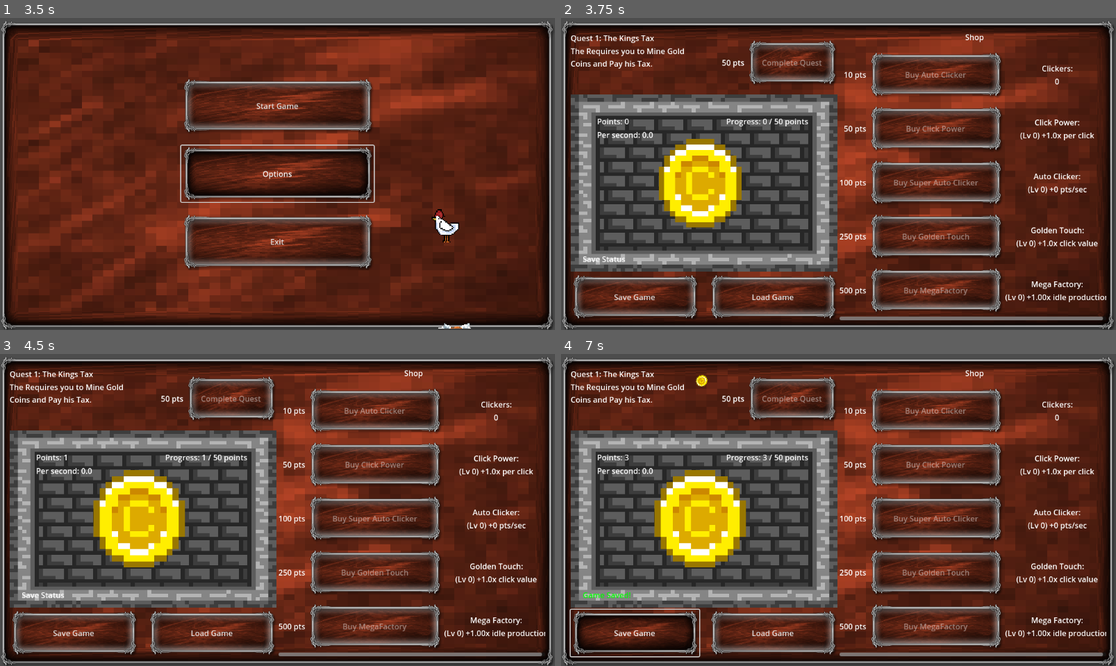
Above: before the commit, frames 1-4 (two rows, left to right).
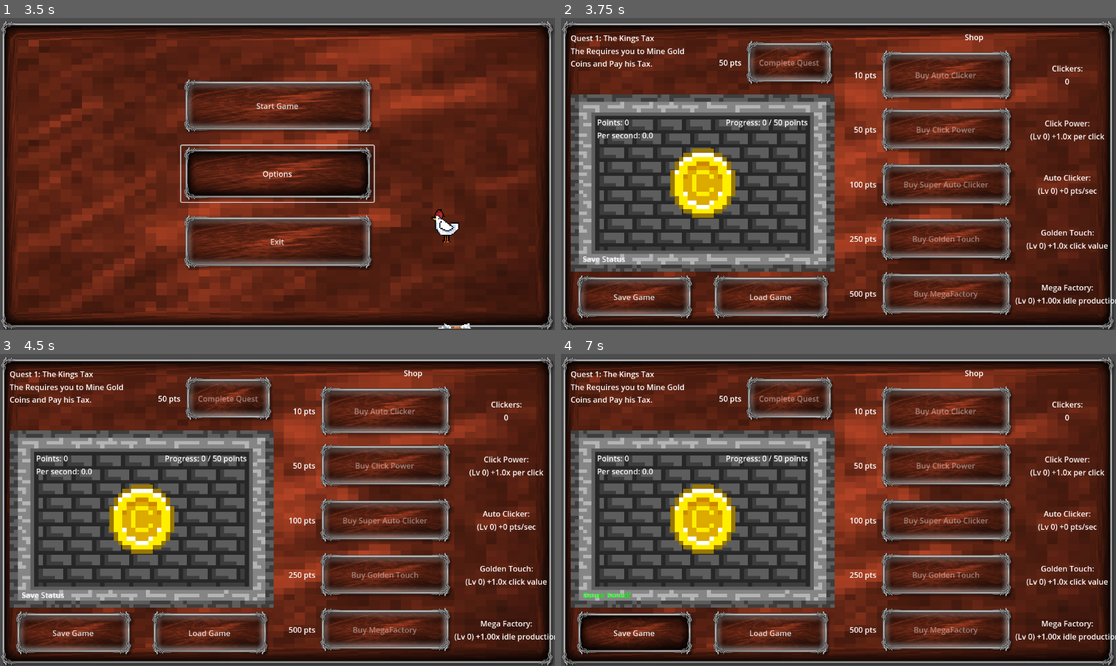
Above: after the commit, the same moments.

Repository: SamuelMTack/Push-Out-Games
Game: Godot game, scene res://main_ui.tscn
The game is run twice, just before and just after one commit, with the same random seed, the same clock (stepped at 60 frames per second) and the same inputs.
Inputs (mouse positions are in pixels of both pictures, inside the frame that each line leads up to):
- Up to frame 1 (3.5 s): click "Start Game" at 0.5 s; click "Start Game" at 1.25 s; click "Start Game" at 2 s; click "Options" at 2.75 s
- Up to frame 2 (3.75 s): no input
- Up to frame 3 (4.5 s): click (144, 519) at 4.25 s
- Up to frame 4 (7 s): click (705, 519) at 5 s; click (705, 519) at 5.75 s; click "Save Game" at 6.5 s

Frame 1 is identical in both runs. In frame 2, 20% of the frame differs, in the area x 2-100%, y 5-97%; in frame 3, 21%; in frame 4, 21%, in the area x 1-100%, y 5-98%.

Commit message:
updated ui properties

Diff:
--- a/Kings Coin/node_2d.tscn
+++ b/Kings Coin/node_2d.tscn
@@ -31,6 +31,10 @@
 
 [sub_resource type="Theme" id="Theme_d21ai"]
 
+[sub_resource type="StyleBoxEmpty" id="StyleBoxEmpty_d21ai"]
+
+[sub_resource type="StyleBoxEmpty" id="StyleBoxEmpty_rj586"]
+
 [node name="Node2D" type="Control"]
 custom_minimum_size = Vector2(1150, 0)
 layout_mode = 3
@@ -148,6 +152,7 @@
 z_index = 10
 layout_mode = 2
 size_flags_vertical = 4
+theme_override_styles/focus = SubResource("StyleBoxEmpty_d21ai")
 text = "Complete Quest"
 
 [node name="Clickarea" type="Control" parent="Main_UI_Background/MarginContainer/HBoxContainer/VBoxContainer"]
@@ -156,10 +161,13 @@
 
 [node name="Backgroundarea" type="TextureRect" parent="Main_UI_Background/MarginContainer/HBoxContainer/VBoxContainer/Clickarea"]
 unique_name_in_owner = true
-layout_mode = 1
-anchors_preset = -1
-anchor_right = 1.0
-anchor_bottom = 1.0
+custom_minimum_size = Vector2(500, 350)
+layout_mode = 1
+anchors_preset = 15
+anchor_right = 1.0
+anchor_bottom = 1.0
+grow_horizontal = 2
+grow_vertical = 2
 texture = ExtResource("2_d21ai")
 expand_mode = 1
 
@@ -174,38 +182,28 @@
 layout_mode = 1
 anchors_preset = -1
 anchor_left = 0.1
-anchor_top = 0.12
-anchor_right = 0.893
-anchor_bottom = 0.127
-offset_bottom = 50.0
-grow_horizontal = 2
+anchor_top = 0.125
+anchor_right = 0.9
+anchor_bottom = 0.125
 
 [node name="VBoxContainer" type="VBoxContainer" parent="Main_UI_Background/MarginContainer/HBoxContainer/VBoxContainer/Clickarea/HBoxContainer"]
 layout_mode = 2
+size_flags_horizontal = 0
 
 [node name="PointsLabel" type="Label" parent="Main_UI_Background/MarginContainer/HBoxContainer/VBoxContainer/Clickarea/HBoxContainer/VBoxContainer"]
 unique_name_in_owner = true
 layout_mode = 2
 size_flags_horizontal = 0
-size_flags_vertical = 3
+size_flags_vertical = 1
 text = "Points:"
 vertical_alignment = 1
 
-[node name="TextureRect" type="TextureRect" parent="Main_UI_Background/MarginContainer/HBoxContainer/VBoxContainer/Clickarea/HBoxContainer/VBoxContainer/PointsLabel"]
-z_index = 10
-layout_mode = 1
-anchors_preset = 15
-anchor_right = 1.0
-anchor_bottom = 1.0
-grow_horizontal = 2
-grow_vertical = 2
-
 [node name="PointsPerSecLabel" type="Label" parent="Main_UI_Background/MarginContainer/HBoxContainer/VBoxContainer/Clickarea/HBoxContainer/VBoxContainer"]
 unique_name_in_owner = true
 z_index = 10
 layout_mode = 2
 size_flags_horizontal = 0
-size_flags_vertical = 3
+size_flags_vertical = 1
 text = "Per sec:"
 vertical_alignment = 1
 
@@ -219,40 +217,51 @@
 horizontal_alignment = 2
 vertical_alignment = 1
 
-[node name="ClickButton" type="TextureButton" parent="Main_UI_Background/MarginContainer/HBoxContainer/VBoxContainer/Clickarea"]
-unique_name_in_owner = true
-z_index = 10
-layout_mode = 1
-anchors_preset = -1
-anchor_left = 0.33
-anchor_top = 0.25
-anchor_right = 0.66
-anchor_bottom = 0.75
-grow_horizontal = 2
-grow_vertical = 2
-pivot_offset = Vector2(91.95, 99.1)
+[node name="Control" type="Control" parent="Main_UI_Background/MarginContainer/HBoxContainer/VBoxContainer/Clickarea"]
+layout_mode = 1
+anchors_preset = 15
+anchor_right = 1.0
+anchor_bottom = 1.0
+grow_horizontal = 2
+grow_vertical = 2
+
+[node name="ClickButton" type="TextureButton" parent="Main_UI_Background/MarginContainer/HBoxContainer/VBoxContainer/Clickarea/Control"]
+unique_name_in_owner = true
+z_index = 10
+layout_mode = 1
+anchors_preset = 8
+anchor_left = 0.5
+anchor_top = 0.5
+anchor_right = 0.5
+anchor_bottom = 0.5
+offset_left = -22.5
+offset_top = -24.0
+offset_right = 22.5
+offset_bottom = 24.0
+grow_horizontal = 2
+grow_vertical = 2
+scale = Vector2(3, 3)
+pivot_offset = Vector2(22.5, 24)
 size_flags_stretch_ratio = 0.0
 texture_normal = ExtResource("2_u7krg")
 stretch_mode = 4
 
-[node name="ButtonClickSFXCoinButton" type="AudioStreamPlayer2D" parent="Main_UI_Background/MarginContainer/HBoxContainer/VBoxContainer/Clickarea/ClickButton"]
+[node name="ButtonClickSFXCoinButton" type="AudioStreamPlayer2D" parent="Main_UI_Background/MarginContainer/HBoxContainer/VBoxContainer/Clickarea/Control/ClickButton"]
 unique_name_in_owner = true
 stream = ExtResource("3_tx0tn")
 
-[node name="TimerLastClick" type="Timer" parent="Main_UI_Background/MarginContainer/HBoxContainer/VBoxContainer/Clickarea/ClickButton"]
+[node name="TimerLastClick" type="Timer" parent="Main_UI_Background/MarginContainer/HBoxContainer/VBoxContainer/Clickarea/Control/ClickButton"]
 unique_name_in_owner = true
 wait_time = 2.0
 one_shot = true
 
 [node name="MarginContainer" type="MarginContainer" parent="Main_UI_Background/MarginContainer/HBoxContainer/VBoxContainer/Clickarea"]
 layout_mode = 1
-anchors_preset = 12
-anchor_top = 1.0
-anchor_right = 1.0
-anchor_bottom = 1.0
-offset_top = -23.0
-grow_horizontal = 2
-grow_vertical = 0
+anchors_preset = 15
+anchor_right = 1.0
+anchor_bottom = 1.0
+grow_horizontal = 2
+grow_vertical = 2
 theme_override_constants/margin_left = 25
 theme_override_constants/margin_bottom = 15
 
@@ -274,58 +283,64 @@
 [node name="SaveButton" type="Button" parent="Main_UI_Background/MarginContainer/HBoxContainer/VBoxContainer/VBoxContainer/SaveLoadButtons"]
 unique_name_in_owner = true
 z_index = 10
-layout_mode = 2
-size_flags_horizontal = 3
+custom_minimum_size = Vector2(250, 0)
+layout_mode = 2
+size_flags_horizontal = 6
 theme = ExtResource("4_q6r6c")
+theme_override_styles/focus = SubResource("StyleBoxEmpty_d21ai")
 text = "Save Game"
 
 [node name="LoadButton" type="Button" parent="Main_UI_Background/MarginContainer/HBoxContainer/VBoxContainer/VBoxContainer/SaveLoadButtons"]
 unique_name_in_owner = true
 z_index = 10
-layout_mode = 2
-size_flags_horizontal = 3
+custom_minimum_size = Vector2(250, 0)
+layout_mode = 2
+size_flags_horizontal = 6
 theme = ExtResource("4_q6r6c")
+theme_override_styles/focus = SubResource("StyleBoxEmpty_d21ai")
 text = "Load Game
 "
 
-[node name="ShopPanel" type="Control" parent="Main_UI_Background/MarginContainer/HBoxContainer"]
+[node name="MarginContainer" type="MarginContainer" parent="Main_UI_Background/MarginContainer/HBoxContainer"]
+layout_mode = 2
+size_flags_horizontal = 3
+theme_override_constants/margin_left = 10
+
+[node name="ShopPanel" type="Control" parent="Main_UI_Background/MarginContainer/HBoxContainer/MarginContainer"]
 unique_name_in_owner = true
 custom_minimum_size = Vector2(550, 0)
 layout_mode = 2
 size_flags_horizontal = 3
 
-[node name="ShopScroll" type="ScrollContainer" parent="Main_UI_Background/MarginContainer/HBoxContainer/ShopPanel"]
+[node name="ShopItems" type="VBoxContainer" parent="Main_UI_Background/MarginContainer/HBoxContainer/MarginContainer/ShopPanel"]
 layout_mode = 1
 anchors_preset = 15
 anchor_right = 1.0
 anchor_bottom = 1.0
 grow_horizontal = 2
 grow_vertical = 2
-
-[node name="ShopItems" type="VBoxContainer" parent="Main_UI_Background/MarginContainer/HBoxContainer/ShopPanel/ShopScroll"]
-layout_mode = 2
 size_flags_horizontal = 3
 size_flags_vertical = 3
 alignment = 1
 
-[node name="Shop" type="Label" parent="Main_UI_Background/MarginContainer/HBoxContainer/ShopPanel/ShopScroll/ShopItems"]
+[node name="Shop" type="Label" parent="Main_UI_Background/MarginContainer/HBoxContainer/MarginContainer/ShopPanel/ShopItems"]
 custom_minimum_size = Vector2(0, 40)
 layout_mode = 2
-size_flags_vertical = 1
+size_flags_vertical = 0
 text = "Shop"
 horizontal_alignment = 1
 vertical_alignment = 1
 
-[node name="HBoxContainer6" type="HBoxContainer" parent="Main_UI_Background/MarginContainer/HBoxContainer/ShopPanel/ShopScroll/ShopItems"]
-layout_mode = 2
-size_flags_vertical = 3
-
-[node name="VBoxContainer" type="VBoxContainer" parent="Main_UI_Background/MarginContainer/HBoxContainer/ShopPanel/ShopScroll/ShopItems/HBoxContainer6"]
-layout_mode = 2
-size_flags_horizontal = 3
-size_flags_vertical = 3
-
-[node name="PriceLabel" type="Label" parent="Main_UI_Background/MarginContainer/HBoxContainer/ShopPanel/ShopScroll/ShopItems/HBoxContainer6/VBoxContainer"]
+[node name="HBoxContainer6" type="HBoxContainer" parent="Main_UI_Background/MarginContainer/HBoxContainer/MarginContainer/ShopPanel/ShopItems"]
+layout_mode = 2
+size_flags_vertical = 3
+
+[node name="VBoxContainer" type="VBoxContainer" parent="Main_UI_Background/MarginContainer/HBoxContainer/MarginContainer/ShopPanel/ShopItems/HBoxContainer6"]
+custom_minimum_size = Vector2(100, 0)
+layout_mode = 2
+size_flags_horizontal = 4
+
+[node name="PriceLabel" type="Label" parent="Main_UI_Background/MarginContainer/HBoxContainer/MarginContainer/ShopPanel/ShopItems/HBoxContainer6/VBoxContainer"]
 unique_name_in_owner = true
 layout_mode = 2
 size_flags_horizontal = 3
@@ -334,7 +349,7 @@
 horizontal_alignment = 2
 vertical_alignment = 1
 
-[node name="PriceLabelMulti" type="Label" parent="Main_UI_Background/MarginContainer/HBoxContainer/ShopPanel/ShopScroll/ShopItems/HBoxContainer6/VBoxContainer"]
+[node name="PriceLabelMulti" type="Label" parent="Main_UI_Background/MarginContainer/HBoxContainer/MarginContainer/ShopPanel/ShopItems/HBoxContainer6/VBoxContainer"]
 unique_name_in_owner = true
 layout_mode = 2
 size_flags_horizontal = 3
@@ -343,7 +358,7 @@
 horizontal_alignment = 2
 vertical_alignment = 1
 
-[node name="PriceLabelAuto" type="Label" parent="Main_UI_Background/MarginContainer/HBoxContainer/ShopPanel/ShopScroll/ShopItems/HBoxContainer6/VBoxContainer"]
+[node name="PriceLabelAuto" type="Label" parent="Main_UI_Background/MarginContainer/HBoxContainer/MarginContainer/ShopPanel/ShopItems/HBoxContainer6/VBoxContainer"]
 unique_name_in_owner = true
 layout_mode = 2
 size_flags_horizontal = 3
@@ -352,7 +367,7 @@
 horizontal_alignment = 2
 vertical_alignment = 1
 
-[node name="PriceLabelGoldenTouch" type="Label" parent="Main_UI_Background/MarginContainer/HBoxContainer/ShopPanel/ShopScroll/ShopItems/HBoxContainer6/VBoxContainer"]
+[node name="PriceLabelGoldenTouch" type="Label" parent="Main_UI_Background/MarginContainer/HBoxContainer/MarginContainer/ShopPanel/ShopItems/HBoxContainer6/VBoxContainer"]
 unique_name_in_owner = true
 layout_mode = 2
 size_flags_horizontal = 3
@@ -361,7 +376,7 @@
 horizontal_alignment = 2
 vertical_alignment = 1
 
-[node name="PriceLabelFactory" type="Label" parent="Main_UI_Background/MarginContainer/HBoxContainer/ShopPanel/ShopScroll/ShopItems/HBoxContainer6/VBoxContainer"]
+[node name="PriceLabelFactory" type="Label" parent="Main_UI_Background/MarginContainer/HBoxContainer/MarginContainer/ShopPanel/ShopItems/HBoxContainer6/VBoxContainer"]
 unique_name_in_owner = true
 layout_mode = 2
 size_flags_horizontal = 3
@@ -370,66 +385,71 @@
 horizontal_alignment = 2
 vertical_alignment = 1
 
-[node name="VBoxContainer2" type="VBoxContainer" parent="Main_UI_Background/MarginContainer/HBoxContainer/ShopPanel/ShopScroll/ShopItems/HBoxContainer6"]
-layout_mode = 2
-size_flags_horizontal = 8
-
-[node name="BuyClickerButton" type="Button" parent="Main_UI_Background/MarginContainer/HBoxContainer/ShopPanel/ShopScroll/ShopItems/HBoxContainer6/VBoxContainer2"]
+[node name="VBoxContainer2" type="VBoxContainer" parent="Main_UI_Background/MarginContainer/HBoxContainer/MarginContainer/ShopPanel/ShopItems/HBoxContainer6"]
+layout_mode = 2
+size_flags_horizontal = 4
+
+[node name="BuyClickerButton" type="Button" parent="Main_UI_Background/MarginContainer/HBoxContainer/MarginContainer/ShopPanel/ShopItems/HBoxContainer6/VBoxContainer2"]
 unique_name_in_owner = true
 custom_minimum_size = Vector2(280, 0)
 layout_mode = 2
 size_flags_horizontal = 3
-size_flags_vertical = 6
+size_flags_vertical = 3
+theme_override_styles/focus = SubResource("StyleBoxEmpty_rj586")
 text = "Buy Auto Clicker"
 
-[node name="BuyClickMultiplierButton" type="Button" parent="Main_UI_Background/MarginContainer/HBoxContainer/ShopPanel/ShopScroll/ShopItems/HBoxContainer6/VBoxContainer2"]
+[node name="BuyClickMultiplierButton" type="Button" parent="Main_UI_Background/MarginContainer/HBoxContainer/MarginContainer/ShopPanel/ShopItems/HBoxContainer6/VBoxContainer2"]
 unique_name_in_owner = true
 custom_minimum_size = Vector2(280, 0)
 layout_mode = 2
 size_flags_horizontal = 3
 size_flags_vertical = 6
+theme_override_styles/focus = SubResource("StyleBoxEmpty_rj586")
 text = "Buy Click Power"
 
-[node name="BuyAutoClickerButton" type="Button" parent="Main_UI_Background/MarginContainer/HBoxContainer/ShopPanel/ShopScroll/ShopItems/HBoxContainer6/VBoxContainer2"]
+[node name="BuyAutoClickerButton" type="Button" parent="Main_UI_Background/MarginContainer/HBoxContainer/MarginContainer/ShopPanel/ShopItems/HBoxContainer6/VBoxContainer2"]
 unique_name_in_owner = true
 custom_minimum_size = Vector2(280, 0)
 layout_mode = 2
 size_flags_horizontal = 3
 size_flags_vertical = 6
+theme_override_styles/focus = SubResource("StyleBoxEmpty_rj586")
 text = "Buy Super Auto Clicker"
 
-[node name="BuyGoldenTouchButton" type="Button" parent="Main_UI_Background/MarginContainer/HBoxContainer/ShopPanel/ShopScroll/ShopItems/HBoxContainer6/VBoxContainer2"]
+[node name="BuyGoldenTouchButton" type="Button" parent="Main_UI_Background/MarginContainer/HBoxContainer/MarginContainer/ShopPanel/ShopItems/HBoxContainer6/VBoxContainer2"]
 unique_name_in_owner = true
 custom_minimum_size = Vector2(280, 0)
 layout_mode = 2
 size_flags_horizontal = 3
 size_flags_vertical = 6
+theme_override_styles/focus = SubResource("StyleBoxEmpty_rj586")
 text = "Buy Golden Touch"
 
-[node name="BuyMegaFactoryButton" type="Button" parent="Main_UI_Background/MarginContainer/HBoxContainer/ShopPanel/ShopScroll/ShopItems/HBoxContainer6/VBoxContainer2"]
+[node name="BuyMegaFactoryButton" type="Button" parent="Main_UI_Background/MarginContainer/HBoxContainer/MarginContainer/ShopPanel/ShopItems/HBoxContainer6/VBoxContainer2"]
 unique_name_in_owner = true
 custom_minimum_size = Vector2(280, 0)
 layout_mode = 2
 size_flags_horizontal = 3
 size_flags_vertical = 6
+theme_override_styles/focus = SubResource("StyleBoxEmpty_rj586")
 text = "Buy MegaFactory
 "
 
-[node name="VBoxContainer3" type="VBoxContainer" parent="Main_UI_Background/MarginContainer/HBoxContainer/ShopPanel/ShopScroll/ShopItems/HBoxContainer6"]
-layout_mode = 2
-size_flags_horizontal = 3
-
-[node name="VBoxContainer" type="VBoxContainer" parent="Main_UI_Background/MarginContainer/HBoxContainer/ShopPanel/ShopScroll/ShopItems/HBoxContainer6/VBoxContainer3"]
-layout_mode = 2
-size_flags_vertical = 6
-
-[node name="Label" type="Label" parent="Main_UI_Background/MarginContainer/HBoxContainer/ShopPanel/ShopScroll/ShopItems/HBoxContainer6/VBoxContainer3/VBoxContainer"]
+[node name="VBoxContainer3" type="VBoxContainer" parent="Main_UI_Background/MarginContainer/HBoxContainer/MarginContainer/ShopPanel/ShopItems/HBoxContainer6"]
+layout_mode = 2
+size_flags_horizontal = 3
+
+[node name="VBoxContainer" type="VBoxContainer" parent="Main_UI_Background/MarginContainer/HBoxContainer/MarginContainer/ShopPanel/ShopItems/HBoxContainer6/VBoxContainer3"]
+layout_mode = 2
+size_flags_vertical = 6
+
+[node name="Label" type="Label" parent="Main_UI_Background/MarginContainer/HBoxContainer/MarginContainer/ShopPanel/ShopItems/HBoxContainer6/VBoxContainer3/VBoxContainer"]
 layout_mode = 2
 text = "Clickers:"
 horizontal_alignment = 1
 vertical_alignment = 2
 
-[node name="ClickersOwnedLabel" type="Label" parent="Main_UI_Background/MarginContainer/HBoxContainer/ShopPanel/ShopScroll/ShopItems/HBoxContainer6/VBoxContainer3/VBoxContainer"]
+[node name="ClickersOwnedLabel" type="Label" parent="Main_UI_Background/MarginContainer/HBoxContainer/MarginContainer/ShopPanel/ShopItems/HBoxContainer6/VBoxContainer3/VBoxContainer"]
 unique_name_in_owner = true
 layout_mode = 2
 size_flags_horizontal = 3
@@ -437,16 +457,16 @@
 text = "ClickersOwnedLabel"
 horizontal_alignment = 1
 
-[node name="VBoxContainer2" type="VBoxContainer" parent="Main_UI_Background/MarginContainer/HBoxContainer/ShopPanel/ShopScroll/ShopItems/HBoxContainer6/VBoxContainer3"]
-layout_mode = 2
-size_flags_vertical = 6
-
-[node name="Label" type="Label" parent="Main_UI_Background/MarginContainer/HBoxContainer/ShopPanel/ShopScroll/ShopItems/HBoxContainer6/VBoxContainer3/VBoxContainer2"]
+[node name="VBoxContainer2" type="VBoxContainer" parent="Main_UI_Background/MarginContainer/HBoxContainer/MarginContainer/ShopPanel/ShopItems/HBoxContainer6/VBoxContainer3"]
+layout_mode = 2
+size_flags_vertical = 6
+
+[node name="Label" type="Label" parent="Main_UI_Background/MarginContainer/HBoxContainer/MarginContainer/ShopPanel/ShopItems/HBoxContainer6/VBoxContainer3/VBoxContainer2"]
 layout_mode = 2
 size_flags_horizontal = 4
 text = "Click Power:"
 
-[node name="ClickMultiplierLevel" type="Label" parent="Main_UI_Background/MarginContainer/HBoxContainer/ShopPanel/ShopScroll/ShopItems/HBoxContainer6/VBoxContainer3/VBoxContainer2"]
+[node name="ClickMultiplierLevel" type="Label" parent="Main_UI_Background/MarginContainer/HBoxContainer/MarginContainer/ShopPanel/ShopItems/HBoxContainer6/VBoxContainer3/VBoxContainer2"]
 unique_name_in_owner = true
 layout_mode = 2
 size_flags_horizontal = 6
@@ -454,16 +474,16 @@
 text = "ClickMultiplierLevel"
 vertical_alignment = 1
 
-[node name="VBoxContainer3" type="VBoxContainer" parent="Main_UI_Background/MarginContainer/HBoxContainer/ShopPanel/ShopScroll/ShopItems/HBoxContainer6/VBoxContainer3"]
-layout_mode = 2
-size_flags_vertical = 6
-
-[node name="Label" type="Label" parent="Main_UI_Background/MarginContainer/HBoxContainer/ShopPanel/ShopScroll/ShopItems/HBoxContainer6/VBoxContainer3/VBoxContainer3"]
+[node name="VBoxContainer3" type="VBoxContainer" parent="Main_UI_Background/MarginContainer/HBoxContainer/MarginContainer/ShopPanel/ShopItems/HBoxContainer6/VBoxContainer3"]
+layout_mode = 2
+size_flags_vertical = 6
+
+[node name="Label" type="Label" parent="Main_UI_Background/MarginContainer/HBoxContainer/MarginContainer/ShopPanel/ShopItems/HBoxContainer6/VBoxContainer3/VBoxContainer3"]
 layout_mode = 2
 size_flags_horizontal = 4
 text = "Auto Clicker:"
 
-[node name="AutoClickerLevel" type="Label" parent="Main_UI_Background/MarginContainer/HBoxContainer/ShopPanel/ShopScroll/ShopItems/HBoxContainer6/VBoxContainer3/VBoxContainer3"]
+[node name="AutoClickerLevel" type="Label" parent="Main_UI_Background/MarginContainer/HBoxContainer/MarginContainer/ShopPanel/ShopItems/HBoxContainer6/VBoxContainer3/VBoxContainer3"]
 unique_name_in_owner = true
 layout_mode = 2
 size_flags_horizontal = 6
@@ -471,16 +491,16 @@
 text = "AutoClickerLevel"
 vertical_alignment = 1
 
-[node name="VBoxContainer4" type="VBoxContainer" parent="Main_UI_Background/MarginContainer/HBoxContainer/ShopPanel/ShopScroll/ShopItems/HBoxContainer6/VBoxContainer3"]
-layout_mode = 2
-size_flags_vertical = 6
-
-[node name="Label" type="Label" parent="Main_UI_Background/MarginContainer/HBoxContainer/ShopPanel/ShopScroll/ShopItems/HBoxContainer6/VBoxContainer3/VBoxContainer4"]
+[node name="VBoxContainer4" type="VBoxContainer" parent="Main_UI_Background/MarginContainer/HBoxContainer/MarginContainer/ShopPanel/ShopItems/HBoxContainer6/VBoxContainer3"]
+layout_mode = 2
+size_flags_vertical = 6
+
+[node name="Label" type="Label" parent="Main_UI_Background/MarginContainer/HBoxContainer/MarginContainer/ShopPanel/ShopItems/HBoxContainer6/VBoxContainer3/VBoxContainer4"]
 layout_mode = 2
 size_flags_horizontal = 4
 text = "Golden Touch:"
 
-[node name="GoldenTouchLevel" type="Label" parent="Main_UI_Background/MarginContainer/HBoxContainer/ShopPanel/ShopScroll/ShopItems/HBoxContainer6/VBoxContainer3/VBoxContainer4"]
+[node name="GoldenTouchLevel" type="Label" parent="Main_UI_Background/MarginContainer/HBoxContainer/MarginContainer/ShopPanel/ShopItems/HBoxContainer6/VBoxContainer3/VBoxContainer4"]
 unique_name_in_owner = true
 layout_mode = 2
 size_flags_horizontal = 6
@@ -488,16 +508,16 @@
 text = "GoldenTouchLevel"
 vertical_alignment = 1
 
-[node name="VBoxContainer5" type="VBoxContainer" parent="Main_UI_Background/MarginContainer/HBoxContainer/ShopPanel/ShopScroll/ShopItems/HBoxContainer6/VBoxContainer3"]
-layout_mode = 2
-size_flags_vertical = 6
-
-[node name="Label" type="Label" parent="Main_UI_Background/MarginContainer/HBoxContainer/ShopPanel/ShopScroll/ShopItems/HBoxContainer6/VBoxContainer3/VBoxContainer5"]
+[node name="VBoxContainer5" type="VBoxContainer" parent="Main_UI_Background/MarginContainer/HBoxContainer/MarginContainer/ShopPanel/ShopItems/HBoxContainer6/VBoxContainer3"]
+layout_mode = 2
+size_flags_vertical = 6
+
+[node name="Label" type="Label" parent="Main_UI_Background/MarginContainer/HBoxContainer/MarginContainer/ShopPanel/ShopItems/HBoxContainer6/VBoxContainer3/VBoxContainer5"]
 layout_mode = 2
 size_flags_horizontal = 4
 text = "Mega Factory:"
 
-[node name="MegaFactoryLevel" type="Label" parent="Main_UI_Background/MarginContainer/HBoxContainer/ShopPanel/ShopScroll/ShopItems/HBoxContainer6/VBoxContainer3/VBoxContainer5"]
+[node name="MegaFactoryLevel" type="Label" parent="Main_UI_Background/MarginContainer/HBoxContainer/MarginContainer/ShopPanel/ShopItems/HBoxContainer6/VBoxContainer3/VBoxContainer5"]
 unique_name_in_owner = true
 layout_mode = 2
 size_flags_horizontal = 6
@@ -534,6 +554,7 @@
 uppercase = true
 
 [node name="PopupMessage" type="Label" parent="QuestCompletionPopup/PopupVBox"]
+custom_minimum_size = Vector2(300, 0)
 layout_mode = 2
 size_flags_vertical = 3
 text = "Message"
@@ -556,4 +577,4 @@
 theme = ExtResource("4_q6r6c")
 text = "Continue"
 
-[connection signal="timeout" from="Main_UI_Background/MarginContainer/HBoxContainer/VBoxContainer/Clickarea/ClickButton/TimerLastClick" to="." method="_on_timer_last_click_timeout"]
+[connection signal="timeout" from="Main_UI_Background/MarginContainer/HBoxContainer/VBoxContainer/Clickarea/Control/ClickButton/TimerLastClick" to="." method="_on_timer_last_click_timeout"]
Not shown: 1 places in Kings Coin/node_2d.tscn that only renumber resources
